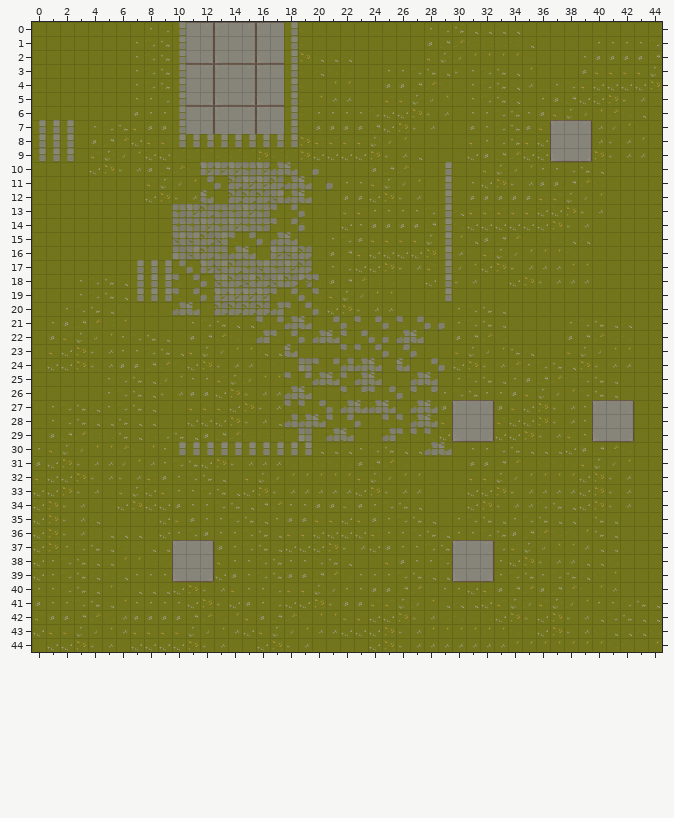
One commit to this Tiled map: GameName/Output/Assets/Maps/BattleGroundTest.tmx. Above, as it was before the edit.
Cells are 32x32 px. Shown: x 0..44, y 0..44.
The same view after the edit:
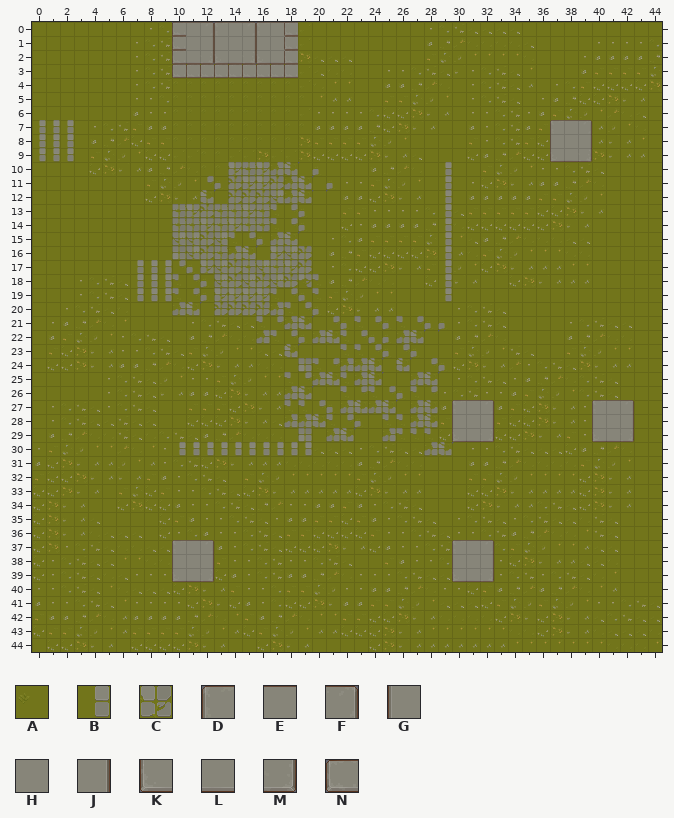
Key: from "Gorund": A 1, B 34, C 41; from "Walls": D 0, E 1, F 2, G 8, H 9, J 10, K 16, L 17, M 18, N 24.
_ is an empty cell.
What changed:
Layer "ground":
The author changed tile C to tile A in row 10 at x 12 to 13.
Tile A now appears in rows 3 to 8 at x 10 to 18.
Layer "walls":
The edit erases the tile that lay hidden in rows 3 to 7 at x 10 and 18; in row 8 at x 10 to 18.
The edit erases tile D in row 3 at x 13 and 16; in row 6 at x 13 and 16.
The edit erases tile E in row 3 at x 11, 14 and 17; in row 6 at x 11, 14 and 17.
The edit erases tile F in row 3 at x 12 and 15; in row 6 at x 12 and 15.
The edit erases tile G in row 4 at x 13 and 16; in row 7 at x 13 and 16.
The edit erases tile H in row 4 at x 11, 14 and 17; in row 7 at x 11, 14 and 17.
The edit erases tile J in row 4 at x 12 and 15; in row 7 at x 12 and 15.
The edit erases tile K in row 5 at x 13 and 16.
The edit erases tile L in row 5 at x 11, 14 and 17.
The edit erases tile M in row 5 at x 12 and 15.
Layer "navigation":
The author changed tile B to tile N in rows 0 to 3 at x 10 and 18.
Tile N now appears in row 3 at x 11 to 17.
The edit erases tile B in rows 4 to 7 at x 10 and 18; in row 8 at x 10 to 18.
Pixel boxes of the changes (left, top, right, bottom) in both pictures:
changed: (172, 22, 298, 148)
changed: (200, 162, 228, 176)
